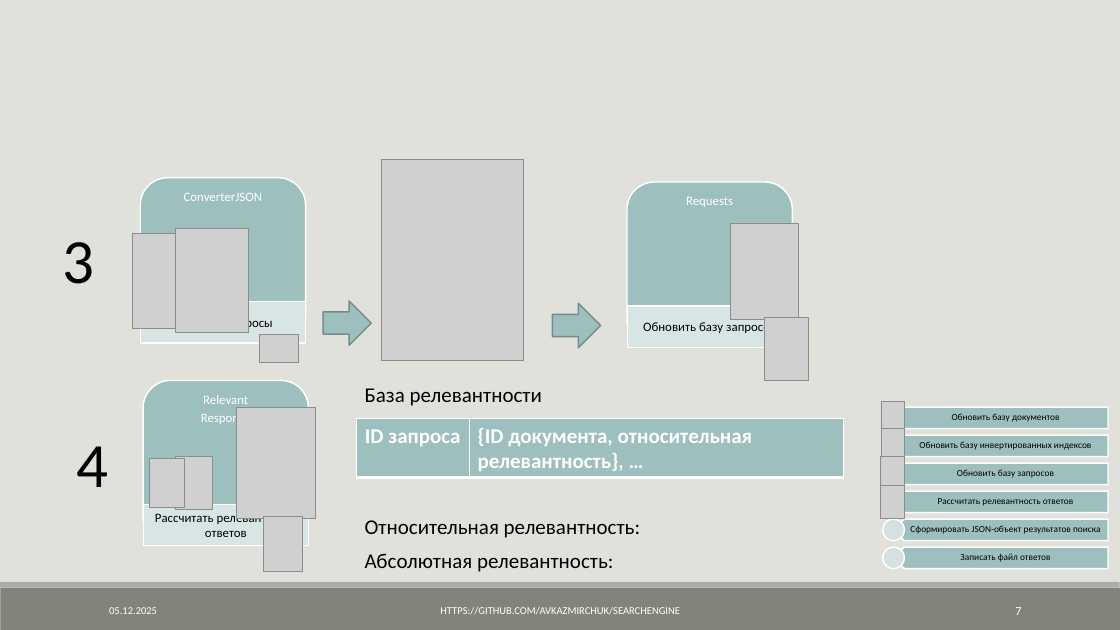
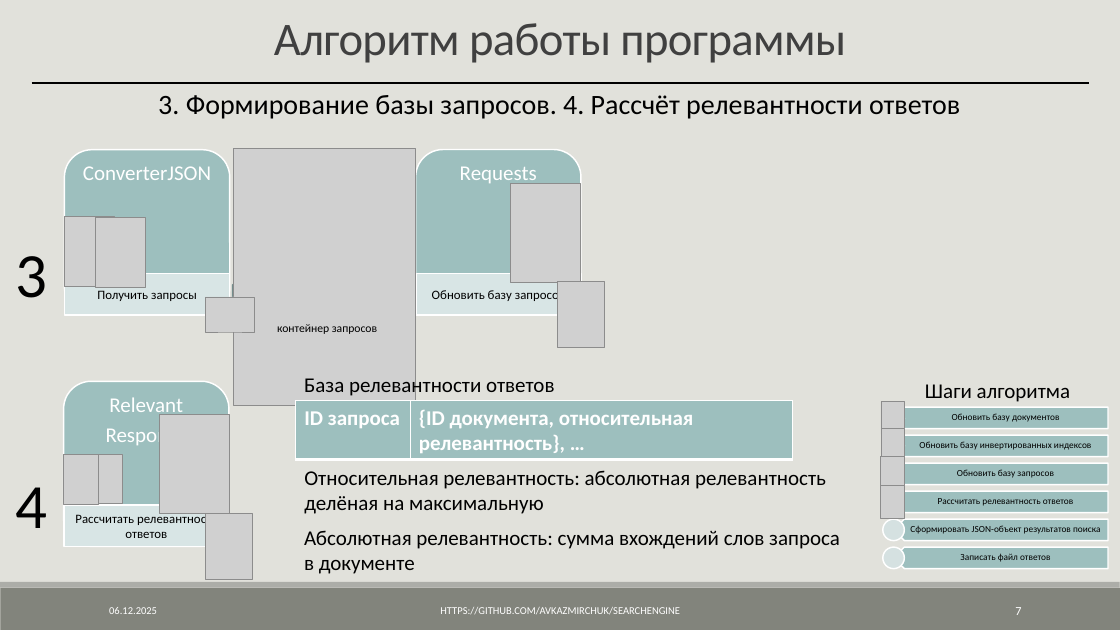
Before and after one commit to AVKazmirchuk/SearchEngine, a slide deck: slide 7 of presentation/защита.pptx. Drawn at 1120x630 pixels with LibreOffice and Linux fonts; fonts in the diff are those of the drawing; grey boxes stand for pictures. Boxes give left, top, right and bottom in pixels: in the first picture for what was removed or moved away, otherwise in the second. Text is boxed around its words. In the diff, an @@ line names an element or a change of style, - is before the commit and + after.

```diff
--- a/presentation/защита.pptx
+++ b/presentation/защита.pptx
@@ text added at bbox=[274, 23, 846, 63], 40 pt, text #404040 @@
+Алгоритм работы программы
@@ line added from (32, 83) to (1090, 83), #000000 2 pt @@
@@ text added at bbox=[158, 95, 960, 119], 24 pt, text #000000 @@
+3. Формирование базы запросов. 4. Рассчёт релевантности ответов
@@ picture: place and size @@
-picture at bbox=[381, 160, 524, 361]
+picture at bbox=[234, 149, 416, 406]
@@ 1 rectangle, 1 text, 1 rounded rectangle: place and size @@
-1 rectangle, 1 text, 1 rounded rectangle at bbox=[140, 178, 306, 344]
+1 rectangle, 1 text, 1 rounded rectangle at bbox=[65, 150, 230, 315]
@@ rounded rectangle: place and size @@
-rounded rectangle at bbox=[627, 182, 792, 348]
+rounded rectangle at bbox=[416, 150, 581, 315]
@@ size 11 to 18 pt; more space between paragraphs in 3 elements at bbox=[106, 397, 187, 448], bbox=[83, 166, 211, 180], bbox=[460, 166, 537, 186] @@
@@ text "Requests": place and size @@
-text "Requests" at bbox=[686, 197, 733, 207]
+text "Requests" at bbox=[460, 166, 537, 186]
@@ picture: place and size @@
-picture at bbox=[730, 223, 798, 319]
+picture at bbox=[511, 183, 581, 282]
@@ text "3": place and size @@
-text "3" at bbox=[63, 242, 95, 284]
+text "3" at bbox=[15, 256, 47, 298]
@@ picture: place and size @@
-picture at bbox=[132, 233, 199, 328]
+picture at bbox=[65, 217, 114, 287]
@@ picture: place and size @@
-picture at bbox=[176, 229, 249, 333]
+picture at bbox=[96, 218, 145, 288]
@@ picture: place and size @@
-picture at bbox=[260, 335, 299, 363]
+picture at bbox=[205, 297, 255, 333]
@@ right arrow: place and size @@
-right arrow at bbox=[323, 301, 371, 345]
+right arrow at bbox=[233, 274, 282, 317]
@@ rectangle "Обновить базу запросов": place and size @@
-rectangle "Обновить базу запросов" at bbox=[628, 306, 792, 347]
+rectangle "Обновить базу запросов" at bbox=[416, 273, 581, 314]
@@ picture: place and size @@
-picture at bbox=[765, 318, 808, 380]
+picture at bbox=[558, 281, 605, 348]
@@ text added at bbox=[277, 324, 377, 334], 10 pt, text #000000 @@
+контейнер запросов
@@ right arrow removed at bbox=[553, 303, 601, 348] @@
@@ 1 rectangle, 1 text, 1 rounded rectangle: place and size @@
-1 rectangle, 1 text, 1 rounded rectangle at bbox=[143, 381, 308, 546]
+1 rectangle, 1 text, 1 rounded rectangle at bbox=[64, 381, 229, 547]
@@ text at bbox=[304, 375, 554, 399]: text changed @@
-База релевантности
+База релевантности ответов
@@ text added at bbox=[925, 384, 1070, 402], 18 pt, text #000000 @@
+Шаги алгоритма
@@ picture: place and size @@
-picture at bbox=[237, 408, 315, 518]
+picture at bbox=[159, 414, 229, 513]
@@ table: place and size @@
-table at bbox=[356, 419, 844, 478]
+table at bbox=[296, 401, 792, 460]
@@ text "4": place and size @@
-text "4" at bbox=[77, 446, 109, 487]
+text "4" at bbox=[15, 487, 47, 528]
@@ picture: place and size @@
-picture at bbox=[150, 458, 185, 507]
+picture at bbox=[63, 455, 98, 504]
@@ picture: place and size @@
-picture at bbox=[176, 457, 213, 509]
+picture at bbox=[87, 455, 123, 504]
@@ text at bbox=[304, 470, 826, 514]: text changed @@
-Относительная релевантность:
+Относительная релевантность: абсолютная релевантность
+делёная на максимальную
@@ picture: place and size @@
-picture at bbox=[263, 517, 302, 572]
+picture at bbox=[206, 513, 253, 580]
@@ text at bbox=[304, 530, 840, 574]: text changed @@
-Абсолютная релевантность:
+Абсолютная релевантность: сумма вхождений слов запроса
+в документе
```
Also in this commit, not shown: 25 other slides changed.
